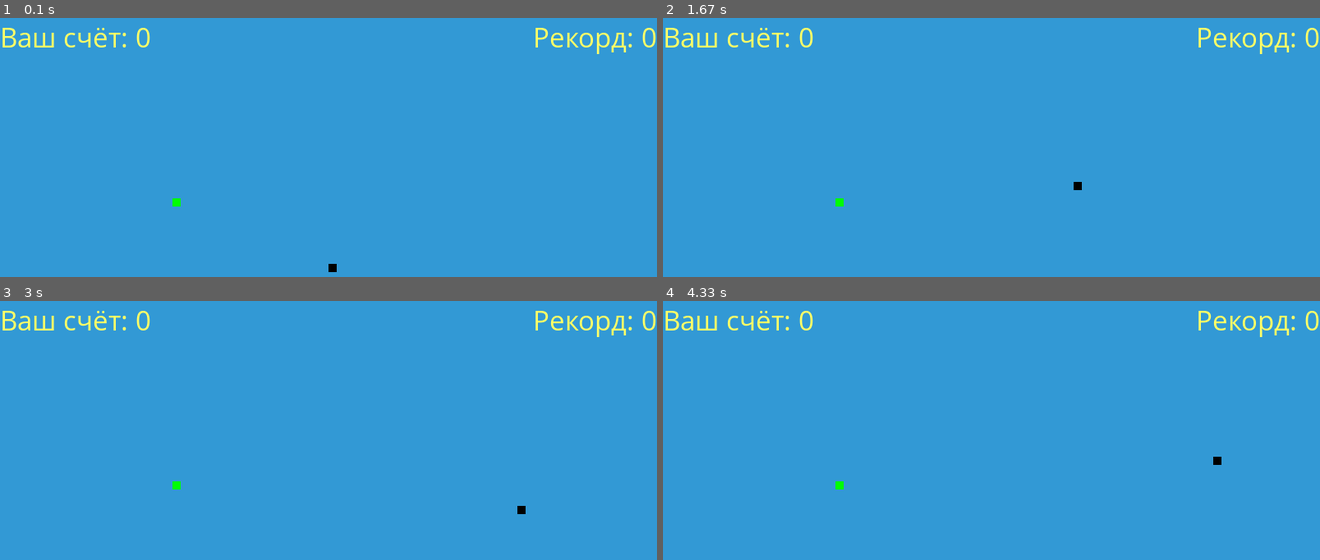
Above: before the commit, frames 1-4 (two rows, left to right).
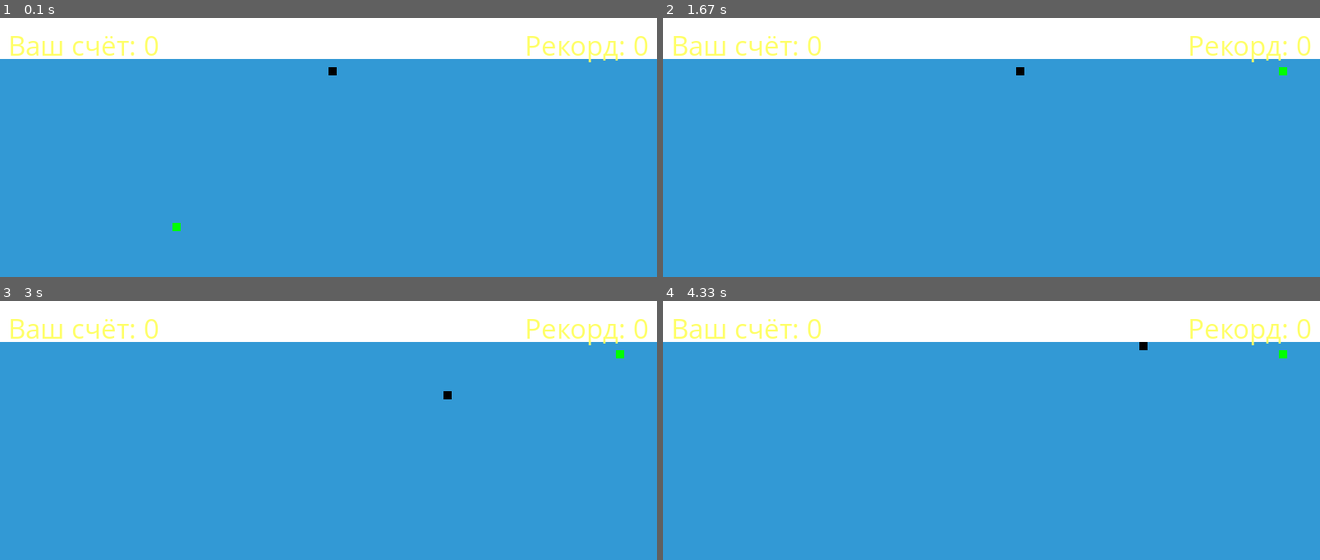
Above: after the commit, the same moments.

Repository: opituf/pygameSnake
Game: pygame game, started from pythonProject/snakegame.py
The game is run twice, just before and just after one commit, with the same random seed, the same clock (stepped at 60 frames per second) and the same inputs.
Inputs:
- Up to frame 1 (0.1 s): no input
- Up to frame 2 (1.67 s): hold Right 0.33-0.8 s; hold Up 0.83-1.13 s; tap C at 1.17 s; hold Right from 1.5 s (still down)
- Up to frame 3 (3 s): release Right at 1.97 s; hold Left 2-2.53 s; hold Down 2.57-2.87 s; hold Left from 2.9 s (still down)
- Up to frame 4 (4.33 s): release Left at 3.3 s; hold Up 3.33-3.7 s; hold Right from 3.73 s (still down)

The runs differ from the first frame. In frame 1, 16% of the frame differs, in the area x 0-100%, y 0-99%; in frame 2, 16%; in frame 3, 16%; in frame 4, 16%.

Commit message:
4
Добавлена панель для рекорда и счета, если в нее врезаться то игрок проиграет

Co-Authored-By: opituf <121101929+opituf@users.noreply.github.com>

Diff:
--- a/pythonProject/snakegame.py
+++ b/pythonProject/snakegame.py
@@ -17,6 +17,9 @@
 # Размеры экрана
 dis_width = 800
 dis_height = 600
+
+# Высота панели для отображения счёта и рекорда
+panel_height = 50
 
 # Создание окна
 dis = pygame.display.set_mode((dis_width, dis_height))
@@ -59,15 +62,15 @@
 def your_score(score, high_score):
     value = score_font.render(f"Ваш счёт: {score}", True, yellow)
     high_value = score_font.render(f"Рекорд: {high_score}", True, yellow)
-    dis.blit(value, [0, 0])
-    dis.blit(high_value, [dis_width - high_value.get_width(), 0])
+    dis.blit(value, [10, 10])
+    dis.blit(high_value, [dis_width - high_value.get_width() - 10, 10])
 
 def gameLoop():
     game_over = False
     game_close = False
 
     x1 = dis_width / 2
-    y1 = dis_height / 2
+    y1 = panel_height + snake_block  # Начальная позиция ниже панели
 
     x1_change = 0
     y1_change = 0
@@ -76,7 +79,7 @@
     Length_of_snake = 1
 
     foodx = round(random.randrange(0, dis_width - snake_block) / 10.0) * 10.0
-    foody = round(random.randrange(0, dis_height - snake_block) / 10.0) * 10.0
+    foody = round(random.randrange(panel_height, dis_height - snake_block) / 10.0) * 10.0
 
     high_score = get_high_score()
 
@@ -112,7 +115,8 @@
                     y1_change = snake_block
                     x1_change = 0
 
-        if x1 >= dis_width or x1 < 0 or y1 >= dis_height or y1 < 0:
+        # Проверка столкновения со стенками
+        if x1 >= dis_width or x1 < 0 or y1 >= dis_height or y1 < panel_height:
             game_close = True
             if Length_of_snake - 1 > high_score:
                 save_high_score(Length_of_snake - 1)
@@ -120,7 +124,12 @@
 
         x1 += x1_change
         y1 += y1_change
+
+        # Отрисовка панели для счёта и рекорда
         dis.fill(blue)
+        pygame.draw.rect(dis, white, [0, 0, dis_width, panel_height])
+
+        # Отрисовка змеи и еды
         pygame.draw.rect(dis, green, [foodx, foody, snake_block, snake_block])
         snake_Head = []
         snake_Head.append(x1)
@@ -129,6 +138,7 @@
         if len(snake_List) > Length_of_snake:
             del snake_List[0]
 
+        # Проверка столкновения с самой собой
         for x in snake_List[:-1]:
             if x == snake_Head:
                 game_close = True
@@ -143,7 +153,7 @@
 
         if x1 == foodx and y1 == foody:
             foodx = round(random.randrange(0, dis_width - snake_block) / 10.0) * 10.0
-            foody = round(random.randrange(0, dis_height - snake_block) / 10.0) * 10.0
+            foody = round(random.randrange(panel_height, dis_height - snake_block) / 10.0) * 10.0
             Length_of_snake += 1
 
         clock.tick(snake_speed)
